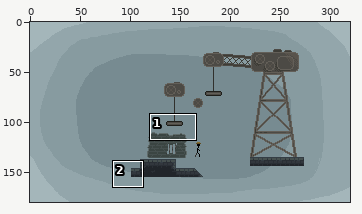
One commit to this pixel-art file: Assets/Graphics/Sketches/sketch.ase. Above: a wide view before the commit, with the close-up outlined.
Close-up. The starting point:
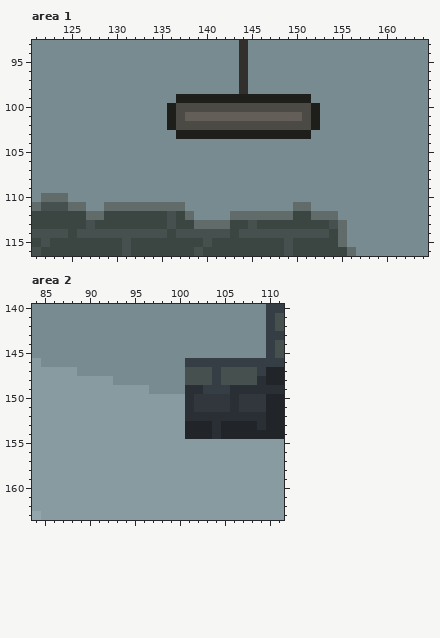
320x180 pixels, 1 frame. Colours within 5 levels of each other are drawn and written as one. Shown: area 1: x 121..164, y 93..116; area 2: x 84..111, y 140..163.
After:
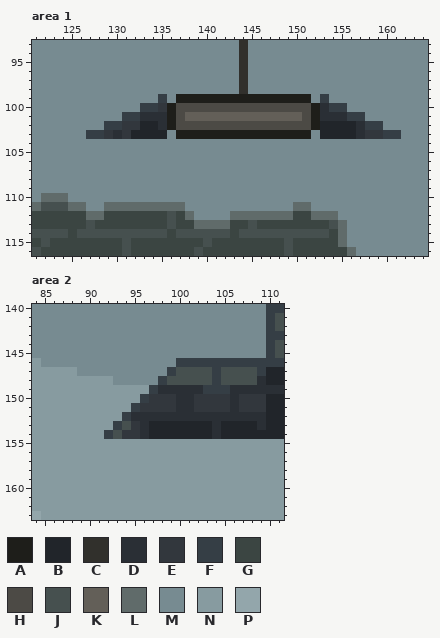
Palette (. is transparent): A #1e1e1a  B #21252a  C #31302c  D #2a2f35  E #32373d  F #353e45  G #3b4542  H #4c4a45  J #46504f  K #635f58  L #606b6a  M #778b91  N #879ba0  P #93a6ab
Difference:
{"where": "area 1, layer \"fronttiles\""}
{"y":99,"x":135,"old":"M","new":"F"}
{"y":99,"x":153,"old":"M","new":"F"}
{"y":100,"x":133,"old":"MMM","new":"FFE"}
{"y":100,"x":153,"old":"MMM","new":"DFF"}
{"y":101,"x":131,"old":"MMMMM","new":"FFDDD"}
{"y":101,"x":153,"old":"MMMMM","new":"DDDFF"}
{"y":102,"x":129,"old":"MMMMMMM","new":"FFEEBBD"}
{"y":102,"x":153,"old":"MMMMMMM","new":"BBBBDFF"}
{"y":103,"x":127,"old":"MMMMMMMMM","new":"FFEDEBBBB"}
{"y":103,"x":153,"old":"MMMMMMMMM","new":"BBBBDEEFF"}
{"where": "area 2, layer \"fronttiles\""}
{"y":146,"x":100,"old":"M","new":"F"}
{"y":147,"x":99,"old":"MM","new":"FJ"}
{"y":148,"x":98,"old":"MMM","new":"FJJ"}
{"y":149,"x":97,"old":"MMMM","new":"FDDD"}
{"y":150,"x":96,"old":"NNNNN","new":"FEEED"}
{"y":151,"x":95,"old":"NNNNNN","new":"FEEEED"}
{"y":152,"x":94,"old":"NNNNNNN","new":"FDDDDDD"}
{"y":153,"x":93,"old":"NNNNNNNN","new":"FJEDBBBB"}
{"y":154,"x":92,"old":"NNNNNNNNN","new":"FJEEDBBBB"}
{"label":"changed","picture_box":[86,94,167,139]}
{"label":"changed","picture_box":[320,94,401,139]}
{"label":"changed","picture_box":[104,358,185,439]}
